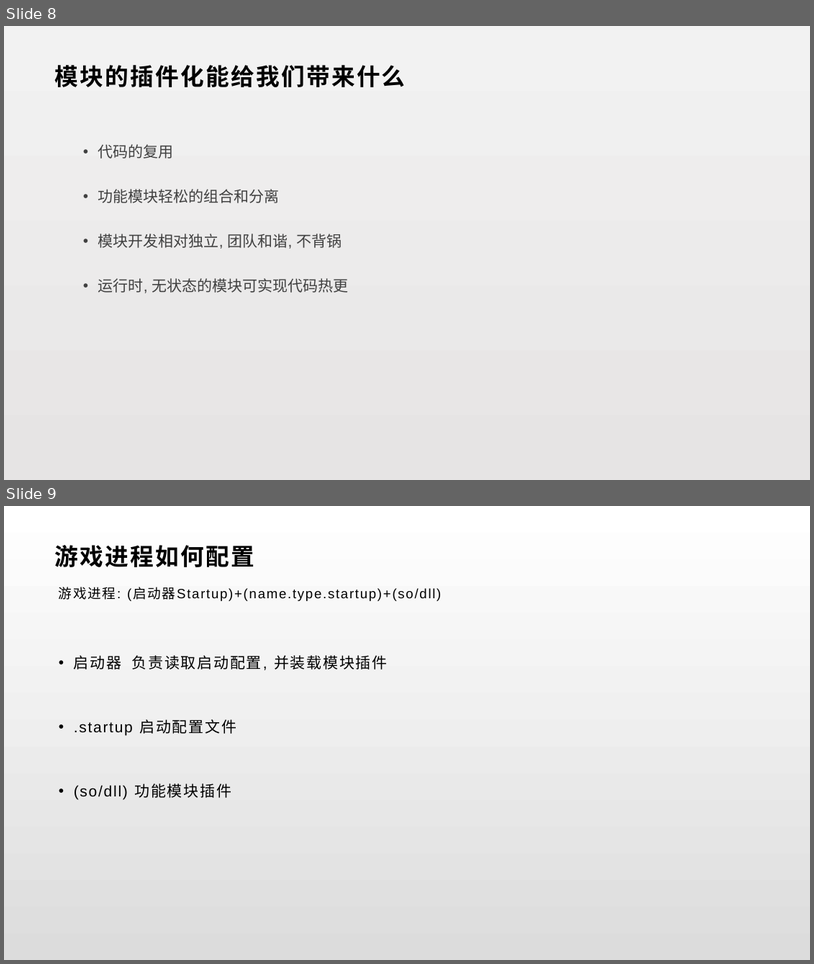
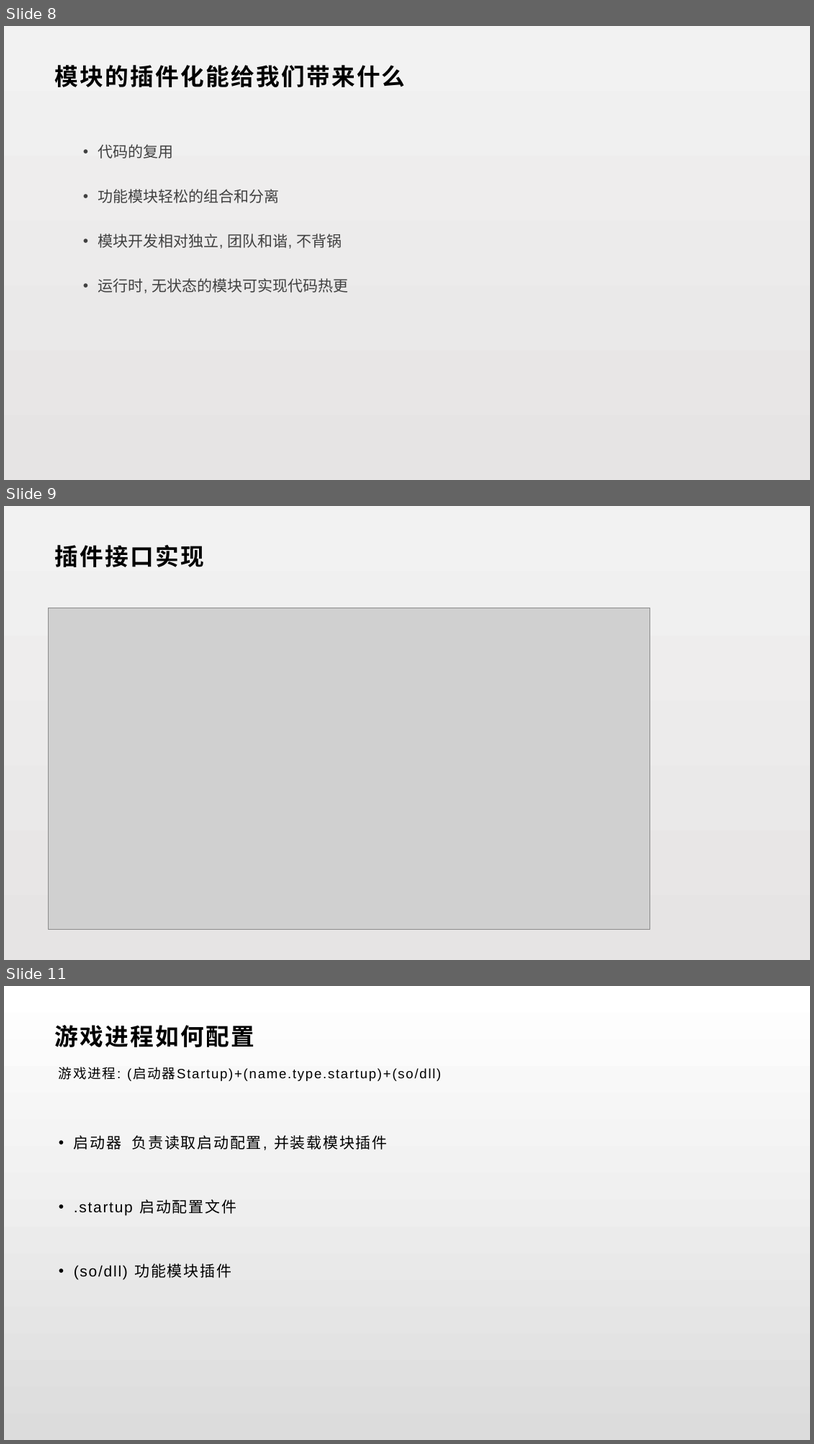
Before and after one commit to lori227/KFrame, a slide deck: _doc/KFrame.pptx. Shown one above the other, each under a label of ours: slides 8 and 9 before the commit, slides 8, 9 and 11 after it; the slides between them are not shown. The pictures are 814x964 and 814x1444 pixels, drawn with LibreOffice and Linux fonts; fonts in the diff are those of the drawing; grey boxes stand for pictures. Boxes give left, top, right and bottom in pixels: in the first picture for what was removed or moved away, otherwise in the second. Text is boxed around its words. In the diff, an @@ line names an element or a change of style, - is before the commit and + after.

```diff
--- a/_doc/KFrame.pptx
+++ b/_doc/KFrame.pptx
@@ slide 9 added at (4,506,810,960), background gradient #F2F2F2 to #E6E4E4 @@
@@ text added at (55,545,204,567), 28 pt, text #000000, bold @@
+插件接口实现
@@ picture added at (48,608,651,929) @@
@@ what was slide 9 is now slide 11 @@
```
Also in this commit, not shown: 1 other slide added, 2 other files.
